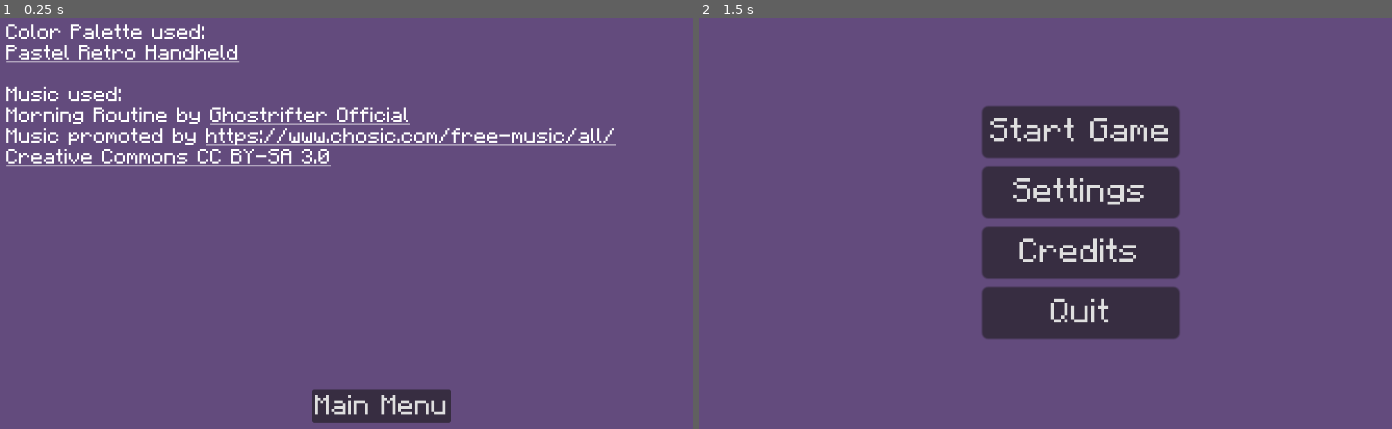
Above: before the commit, frames 1-2 (left to right).
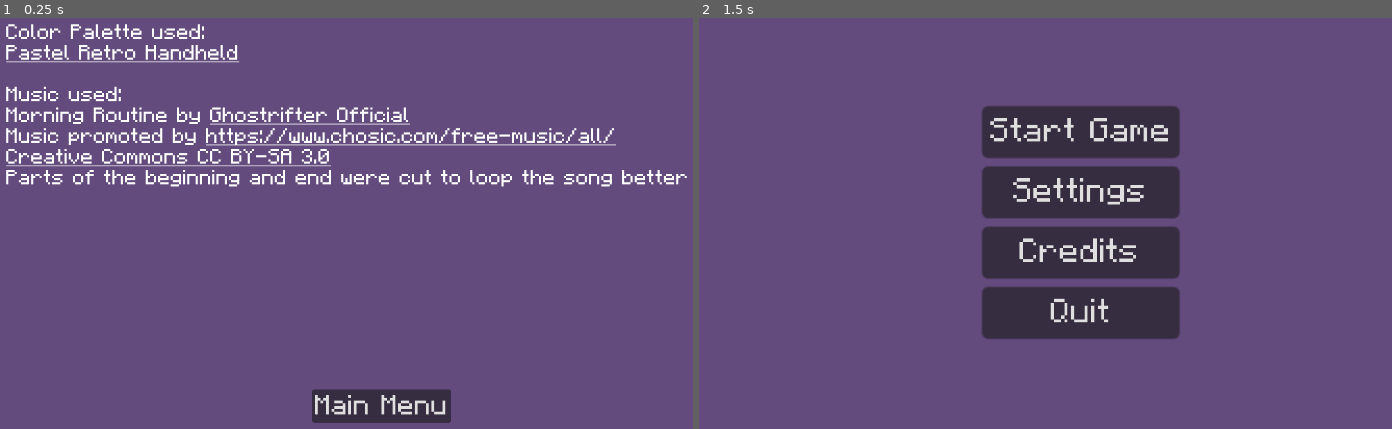
Above: after the commit, the same moments.

Repository: SuperDuperOrganisationsname/DevsThatJam9
Game: Godot game, scene res://scenes/menus/credits_menu.tscn
Two runs of this game, one before a commit and one after it. Both use one fixed random seed, a clock stepped at 60 frames per second and the inputs below. This scene is started directly instead of the project's main scene.
Inputs (mouse positions are in pixels of both pictures, inside the frame that each line leads up to):
- Up to frame 1 (0.25 s): no input
- Up to frame 2 (1.5 s): tap Enter at 0.5 s; move the mouse to (1080, 202) at 0.52 s; press the mouse at (1080, 202) at 0.53 s; release the mouse at (1080, 202) at 1.25 s; click "Main Menu" at 1.25 s

The runs differ from the first frame. In frame 1, 1.2% of the frame differs, in the area x 0-100%, y 36-42%; in frame 2, nothing differs.

Commit message:
Updated credits menu with mention to changed bgm song

Diff:
--- a/scenes/menus/credits_menu.tscn
+++ b/scenes/menus/credits_menu.tscn
@@ -49,7 +49,8 @@
 Music used:
 Morning Routine by [url=https://soundcloud.com/ghostrifter-official]Ghostrifter Official[/url]
 Music promoted by [url]https://www.chosic.com/free-music/all/[/url]
-[url=https://creativecommons.org/licenses/by-sa/3.0/]Creative Commons CC BY-SA 3.0[/url]"
+[url=https://creativecommons.org/licenses/by-sa/3.0/]Creative Commons CC BY-SA 3.0[/url]
+Parts of the beginning and end were cut to loop the song better"
 script = ExtResource("2_amum0")
 
 [node name="MenuButton" parent="MarginContainer/VSplitContainer" instance=ExtResource("1_wk540")]
